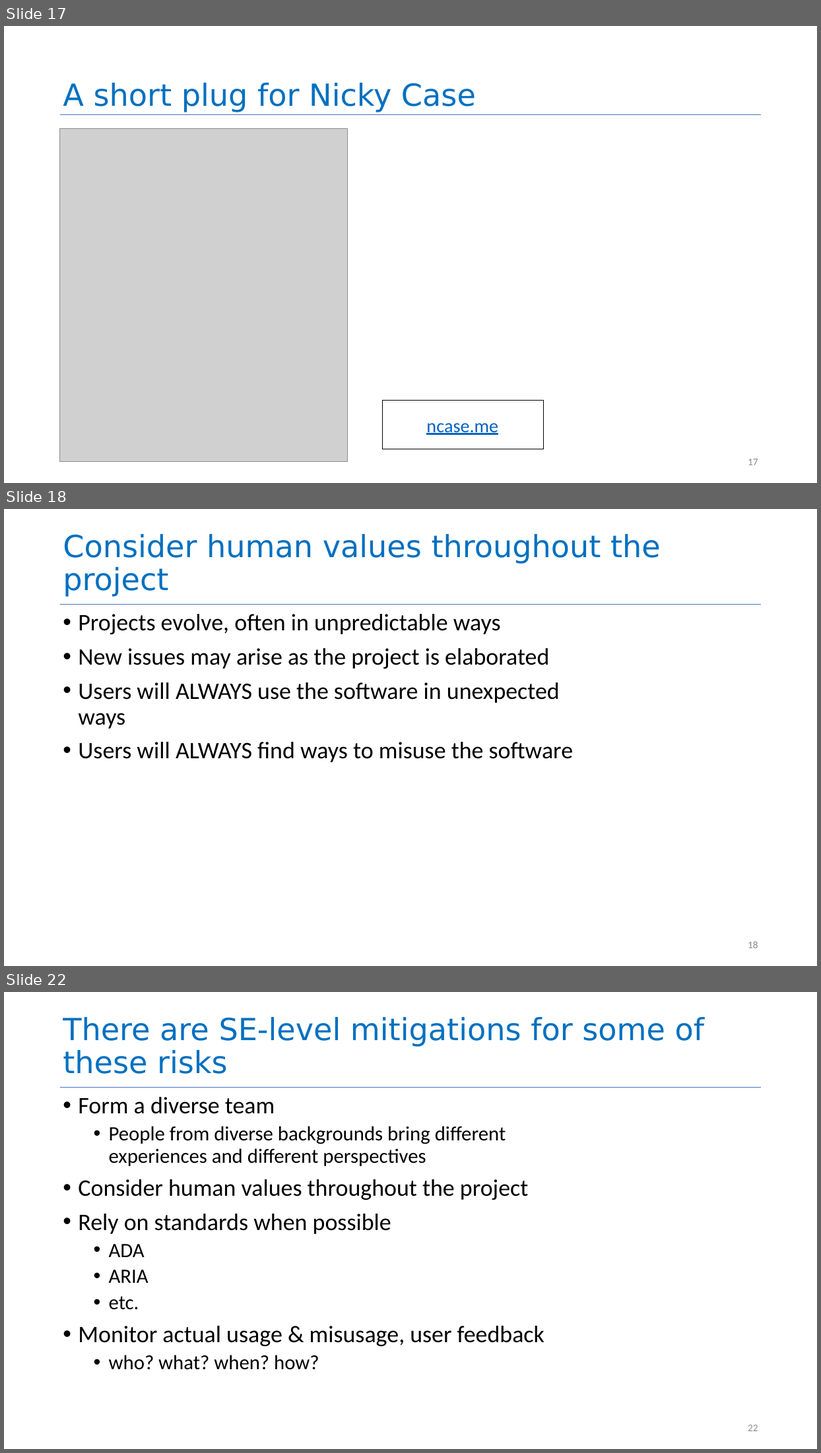
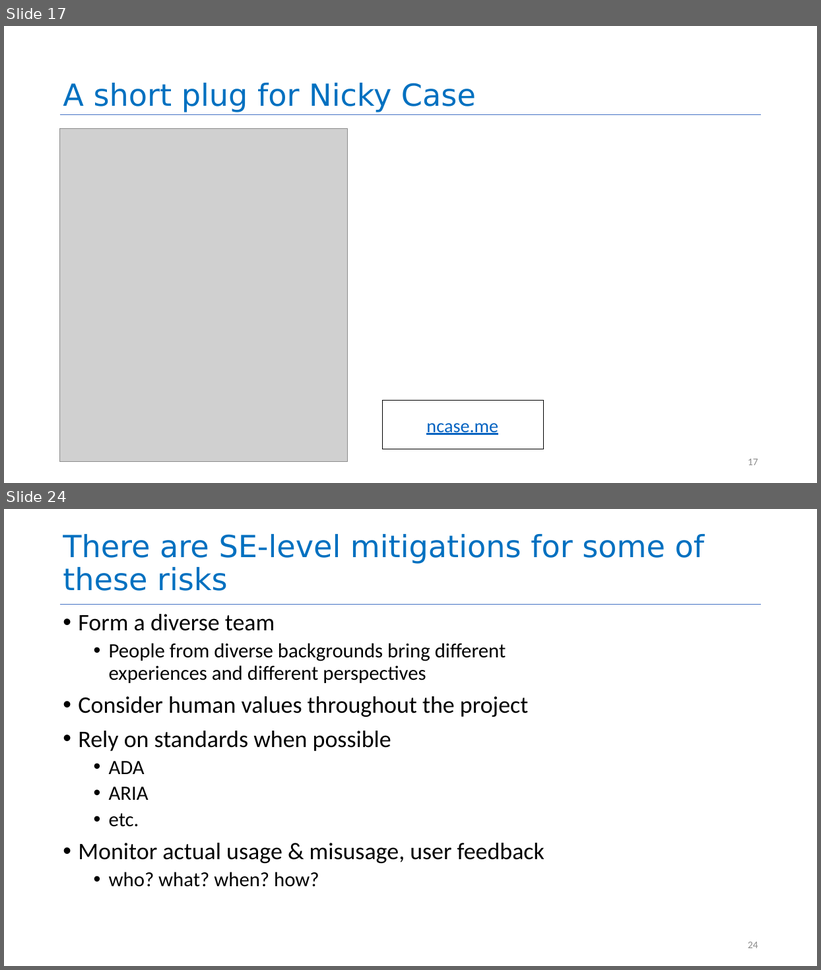
Before and after one commit to neu-se/CS4530-Fall-2025, a slide deck: Slides/Module 16A Engineering Ethical Software.pptx. Shown one above the other, each under a label of ours: slides 17, 18 and 22 before the commit, slides 17 and 24 after it; the slides between them are not shown. The pictures are 821x1453 and 821x970 pixels, drawn with LibreOffice and Linux fonts; fonts in the diff are those of the drawing; grey boxes stand for pictures. Boxes give left, top, right and bottom in pixels: in the first picture for what was removed or moved away, otherwise in the second. Text is boxed around its words. In the diff, an @@ line names an element or a change of style, - is before the commit and + after.

```diff
--- a/Slides/Module 16A Engineering Ethical Software.pptx
+++ b/Slides/Module 16A Engineering Ethical Software.pptx
@@ slide 18 removed at (4, 509, 817, 966), background #FFFFFF; not listed: 1 template element that a slide beside it also shows @@
@@ title removed at (63, 534, 661, 597) @@
-Consider human values throughout the project
@@ text removed at (78, 614, 574, 762) @@
-• Projects evolve, often in unpredictable ways
-• New issues may arise as the project is elaborated
-• Users will ALWAYS use the software in unexpected ways
-• Users will ALWAYS find ways to misuse the software
@@ page number removed at (748, 941, 758, 949) @@
-18
@@ what was slide 22 is now slide 24 @@
@@ page number at (748, 942, 758, 949): text changed @@
-22
+24
```
Also in this commit, not shown: 2 slides changed, 7 slides added, 9 other slides removed, 1 other file.
